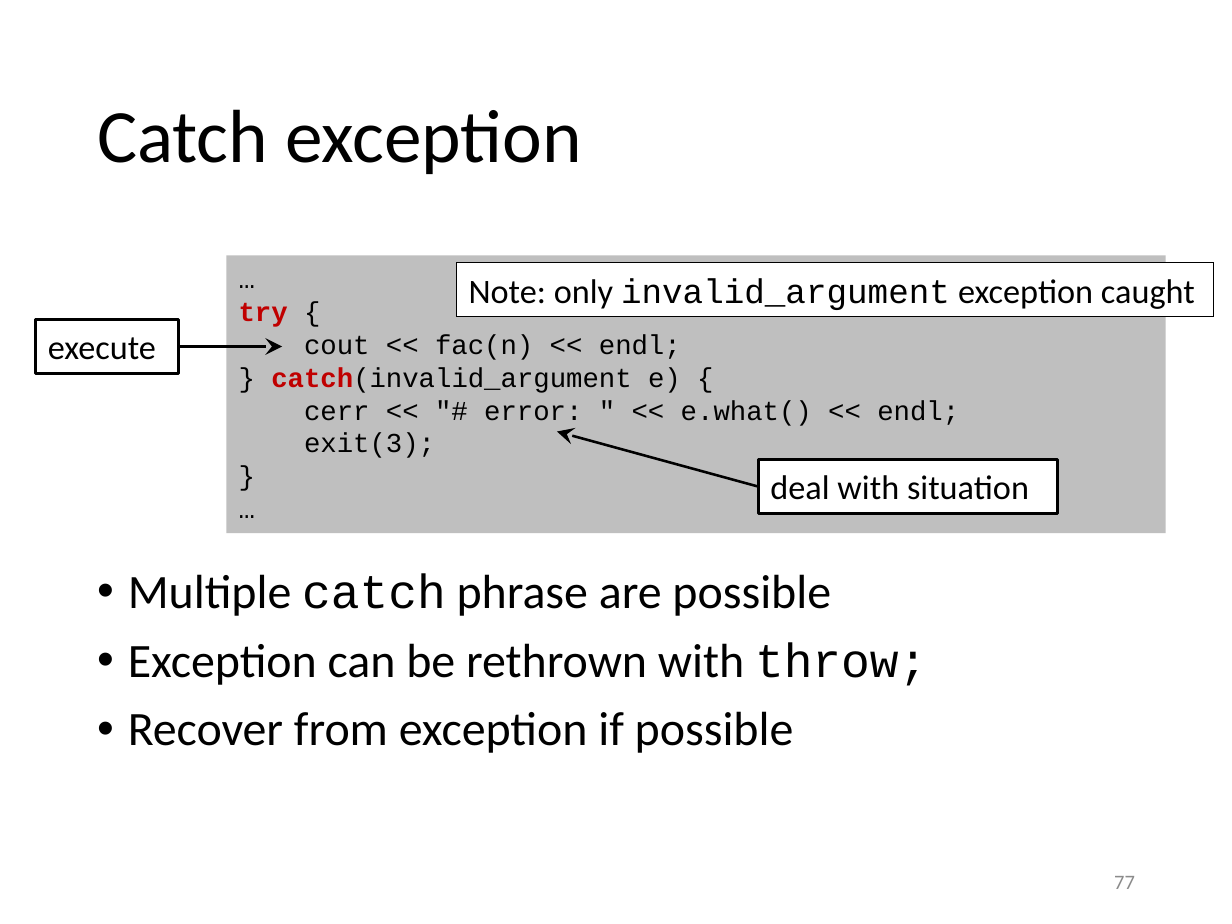
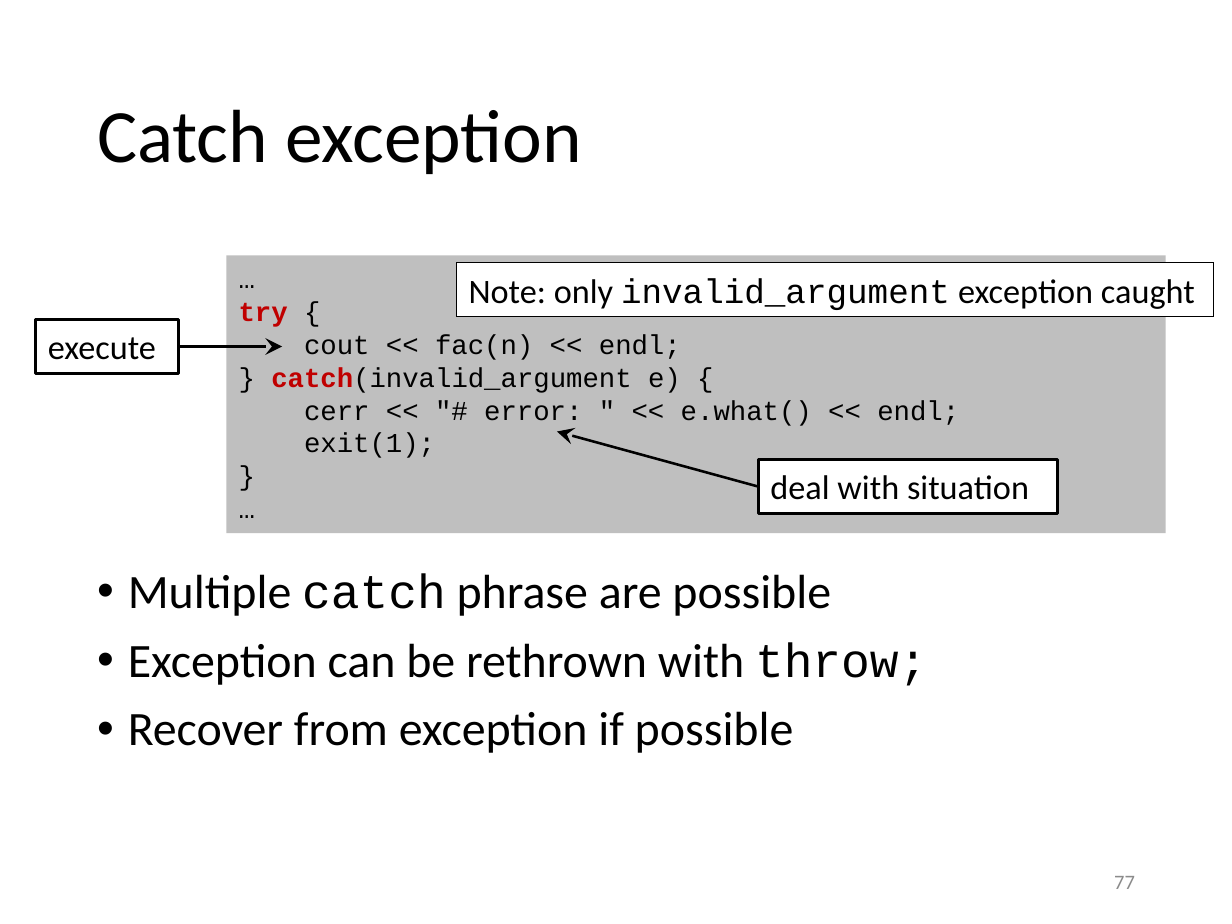
Before and after one commit to gjbex/Scientific-C-plus-plus, a slide deck: slide 77 of scientific_cpp.pptx. Drawn at 1232x924 pixels with LibreOffice and Linux fonts; fonts in the diff are those of the drawing. Boxes give left, top, right and bottom in pixels: in the first picture for what was removed or moved away, otherwise in the second. Text is boxed around its words. In the diff, an @@ line names an element or a change of style, - is before the commit and + after.

Commit message:
Clean up mess created by typo in branch name

```diff
--- a/scientific_cpp.pptx
+++ b/scientific_cpp.pptx
@@ text in rectangle at [304,433,435,458]: text changed @@
-exit(3);
+exit(1);
```
Also in this commit, not shown: 15 other slides changed.
